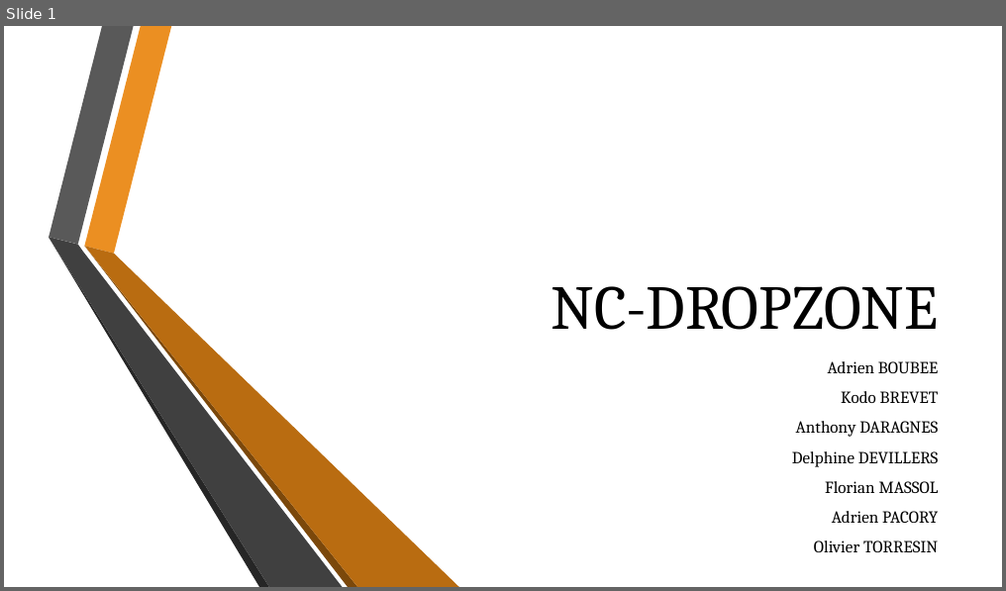
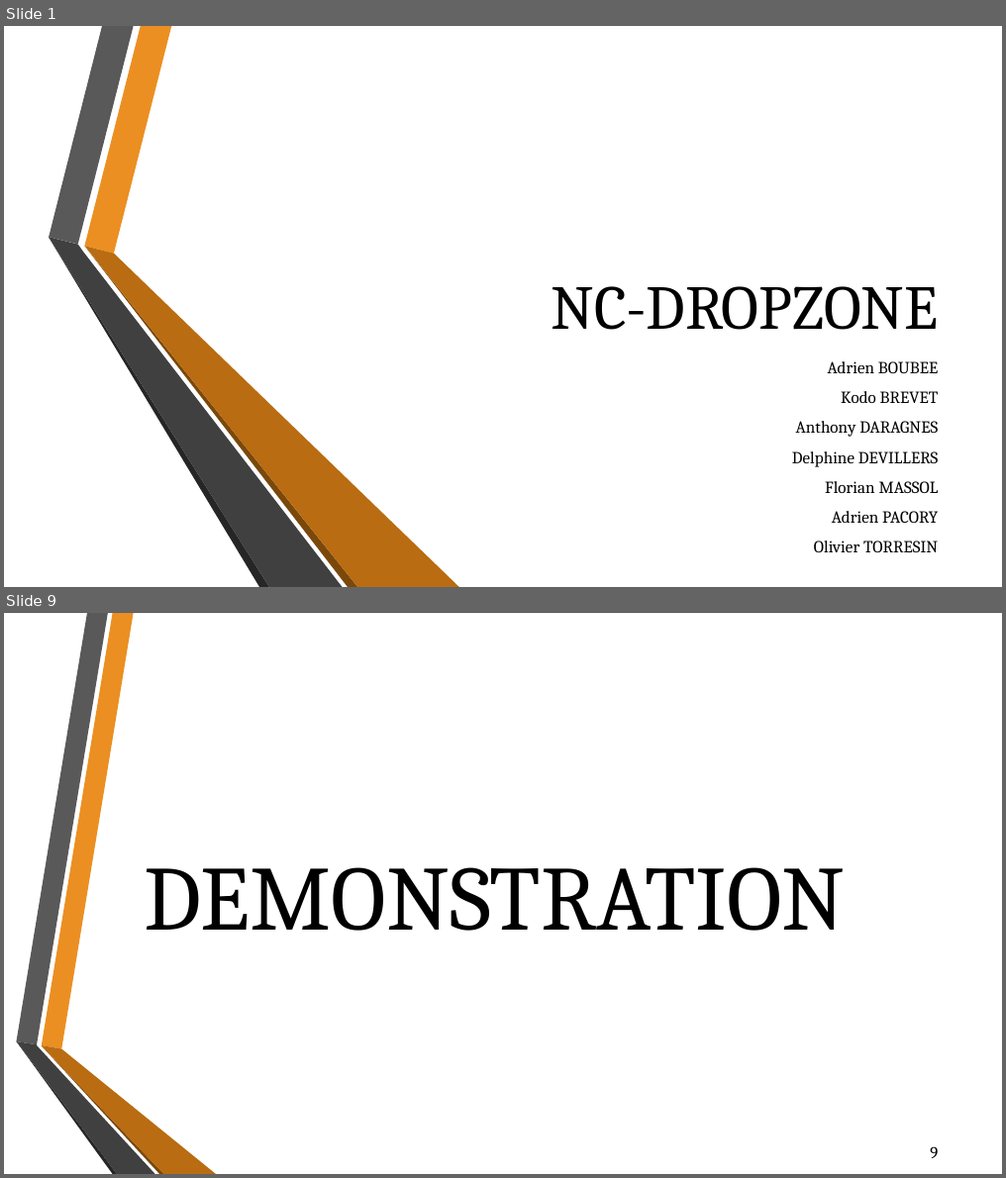
Before and after one commit to ddevillers/ncdz, a slide deck: NC-DROPZONE.pptx. Shown one above the other, each under a label of ours: slide 1 before the commit, slides 1 and 9 after it; the slides between them are not shown. The pictures are 1006x591 and 1006x1178 pixels, drawn with LibreOffice and Linux fonts; fonts in the diff are those of the drawing; background and template pictures are left out. Boxes give left, top, right and bottom in pixels: in the first picture for what was removed or moved away, otherwise in the second. Text is boxed around its words. In the diff, an @@ line names an element or a change of style, - is before the commit and + after.

```diff
--- a/NC-DROPZONE.pptx
+++ b/NC-DROPZONE.pptx
@@ slide 9 added at (4, 613, 1002, 1174), background picture (left out) @@
@@ text added at (144, 867, 845, 931), 88 pt, text #000000 @@
+DEMONSTRATION
@@ group added at (16, 613, 216, 1174): 6 freeform shapes @@
@@ page number added at (930, 1147, 938, 1158), 16 pt, text #000000 @@
+9
```
Also in this commit, not shown: 8 slides changed, 4 other slides added, 1 slide removed, 1 other file.
